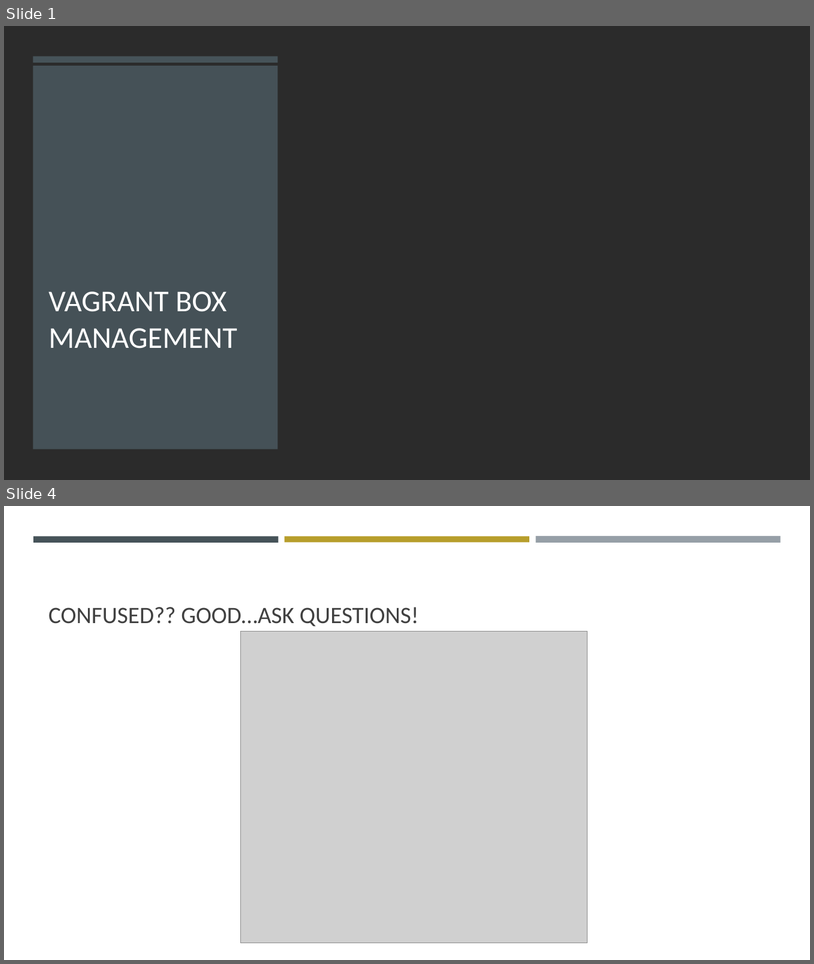
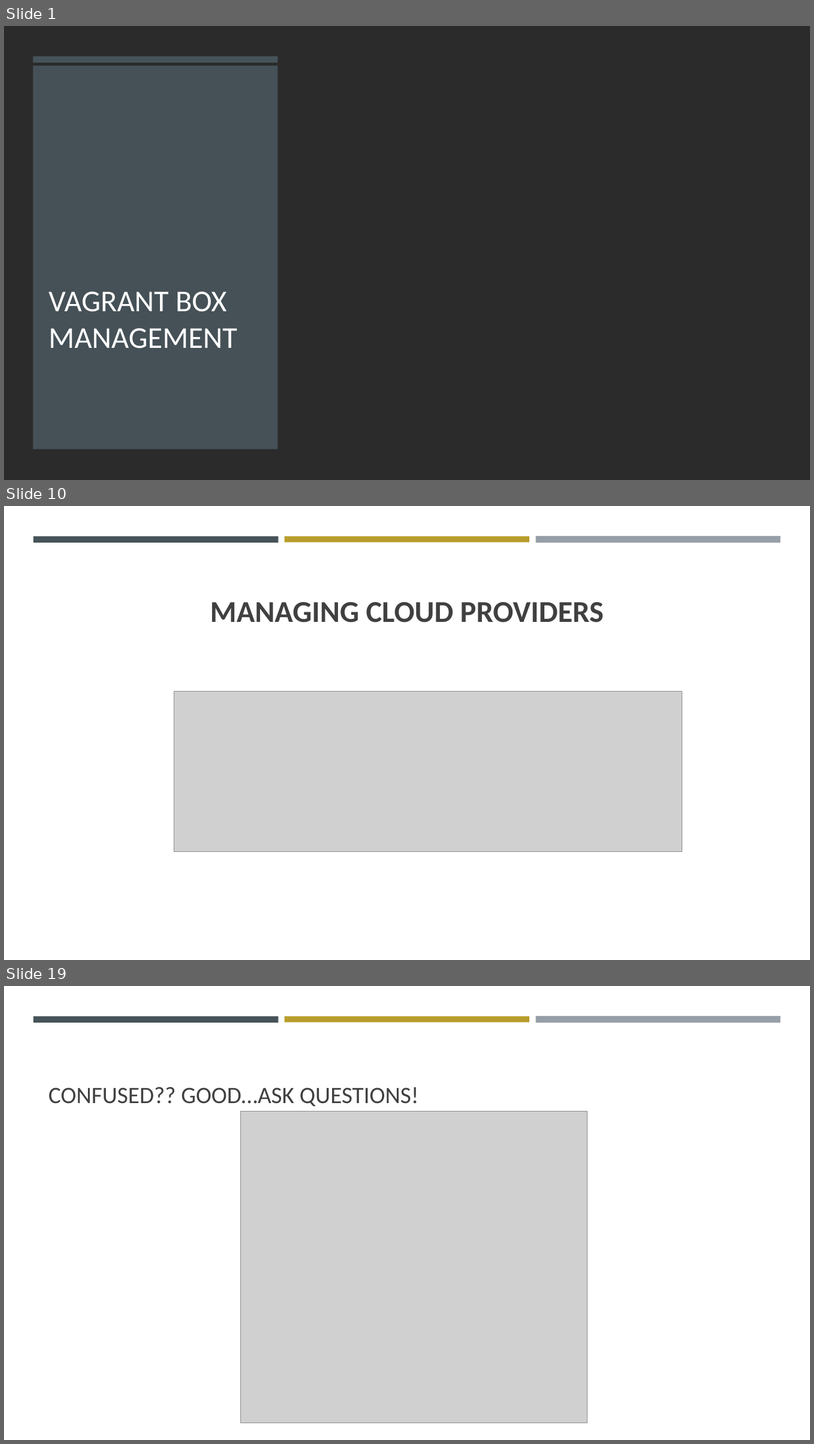
Before and after one commit to ferninphilly/accelebrate-vagrant-docker, a slide deck: module03/presentationThree.pptx. Shown one above the other, each under a label of ours: slides 1 and 4 before the commit, slides 1, 10 and 19 after it; the slides between them are not shown. The pictures are 814x964 and 814x1444 pixels, drawn with LibreOffice and Linux fonts; fonts in the diff are those of the drawing; grey boxes stand for pictures; background and template pictures are left out; a plain dark background stands for a picture behind light text. Boxes give left, top, right and bottom in pixels: in the first picture for what was removed or moved away, otherwise in the second. Text is boxed around its words. In the diff, an @@ line names an element or a change of style, - is before the commit and + after.

```diff
--- a/module03/presentationThree.pptx
+++ b/module03/presentationThree.pptx
@@ slide 10 added at (4,506,810,960), background #FFFFFF; not listed: 3 template elements that a slide beside it also shows @@
@@ title added at (210,602,604,622), 36 pt, text #404040, bold @@
+MANAGING CLOUD PROVIDERS
@@ picture added at (174,691,683,852) @@
@@ what was slide 4 is now slide 19 @@
```
Also in this commit, not shown: 2 slides changed, 14 other slides added.
